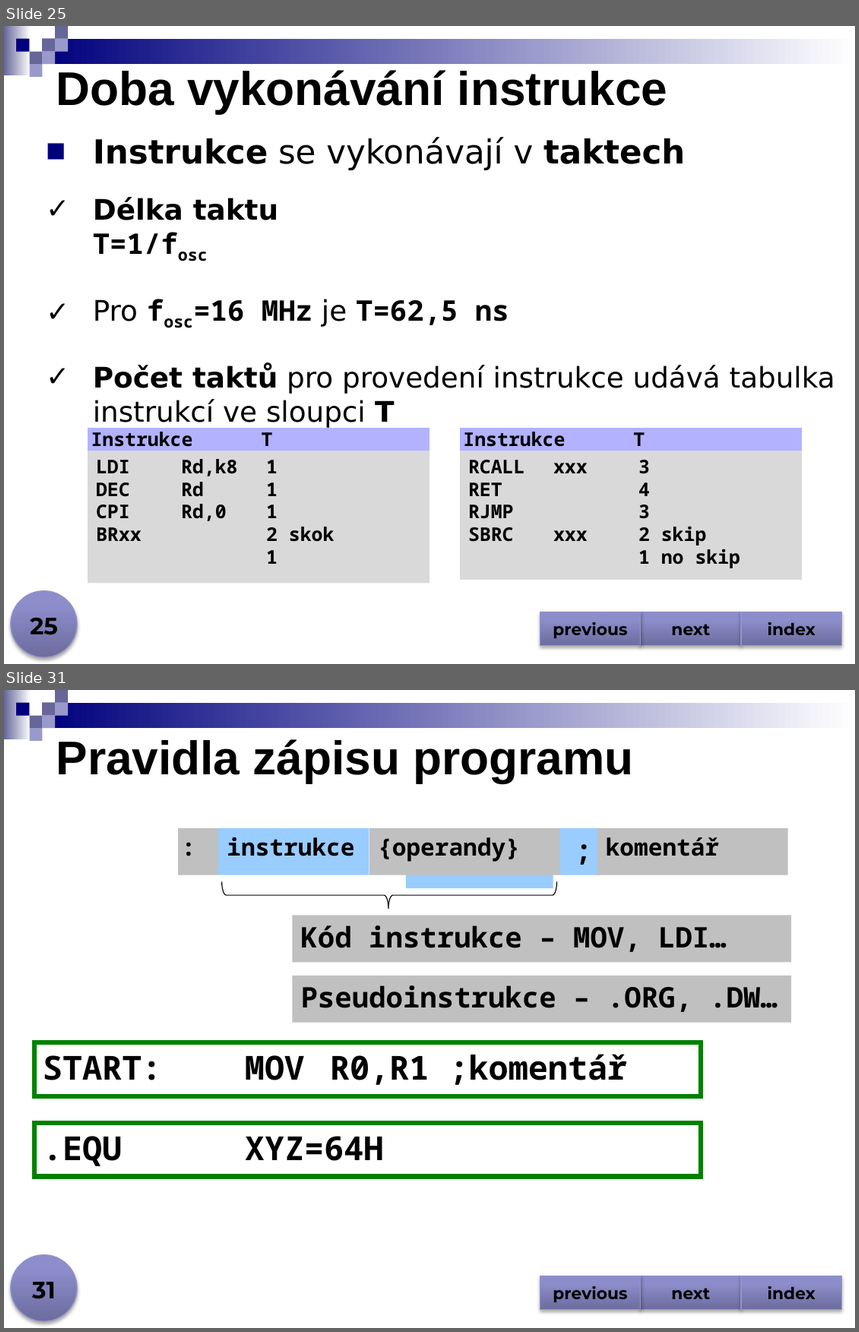
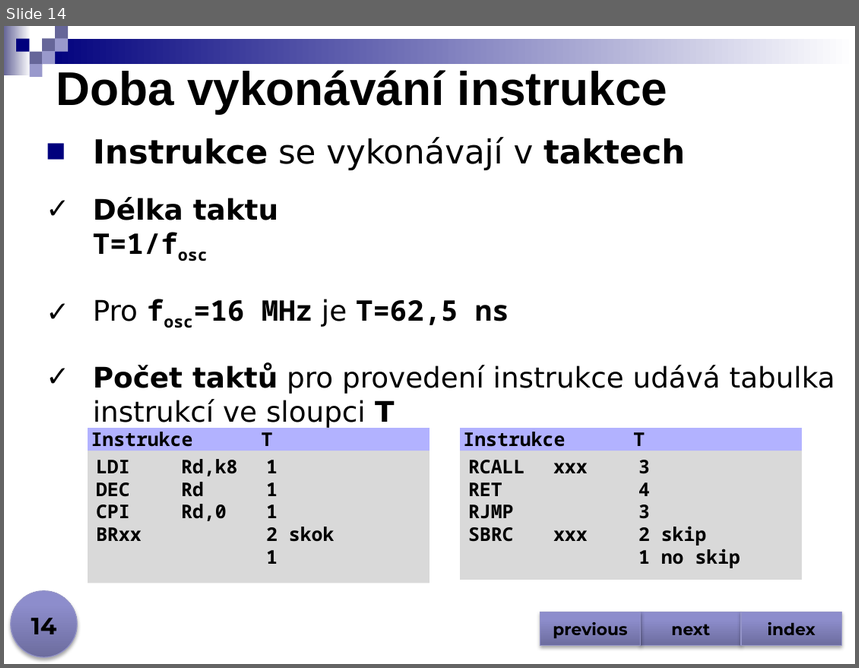
Before and after one commit to jjasik/spse, a slide deck: tridy/progres/files/2026-2027/mit/avr_instrukce.pptx. Shown one above the other, each under a label of ours: slides 25 and 31 before the commit, slide 14 after it; the slides between them are not shown. The pictures are 859x1332 and 859x668 pixels, drawn with LibreOffice and Linux fonts; fonts in the diff are those of the drawing. Boxes give left, top, right and bottom in pixels: in the first picture for what was removed or moved away, otherwise in the second. Text is boxed around its words. In the diff, an @@ line names an element or a change of style, - is before the commit and + after.

```diff
--- a/tridy/progres/files/2026-2027/mit/avr_instrukce.pptx
+++ b/tridy/progres/files/2026-2027/mit/avr_instrukce.pptx
@@ slide 31 removed at bbox=[4, 690, 855, 1328], background #FFFFFF; not listed: 9 template elements that a slide beside it also shows @@
@@ title removed at bbox=[56, 739, 633, 783] @@
-Pravidla zápisu programu
@@ rectangle removed at bbox=[179, 828, 218, 875] @@
-:
@@ rectangle removed at bbox=[218, 828, 369, 875] @@
-instrukce
@@ rectangle removed at bbox=[369, 828, 560, 875] @@
-{operandy}
@@ rectangle removed at bbox=[406, 841, 553, 888] @@
-{návěští}
@@ rectangle removed at bbox=[560, 828, 601, 875] @@
-;
@@ rectangle removed at bbox=[598, 828, 788, 875] @@
-komentář
@@ left brace removed at bbox=[222, 882, 557, 909] @@
@@ rectangle removed at bbox=[293, 916, 791, 962] @@
-Kód instrukce – MOV, LDI…
@@ rectangle removed at bbox=[293, 976, 791, 1023] @@
-Pseudoinstrukce – .ORG, .DW…
@@ rectangle removed at bbox=[34, 1043, 701, 1096] @@
-START: MOV R0,R1 ;komentář
@@ rectangle removed at bbox=[34, 1123, 701, 1177] @@
-.EQU XYZ=64H
@@ ellipse removed at bbox=[11, 1255, 77, 1322] @@
@@ page number removed at bbox=[32, 1282, 56, 1300] @@
-31
@@ action button blank removed at bbox=[541, 1277, 641, 1309] @@
-previous
@@ action button blank removed at bbox=[641, 1277, 741, 1309] @@
-next
@@ action button blank removed at bbox=[741, 1277, 842, 1309] @@
-index
@@ what was slide 25 is now slide 14 @@
@@ page number at bbox=[31, 618, 57, 635]: text changed @@
-25
+14
```
Also in this commit, not shown: 1 slide changed, 17 other slides removed, 7 other files.
